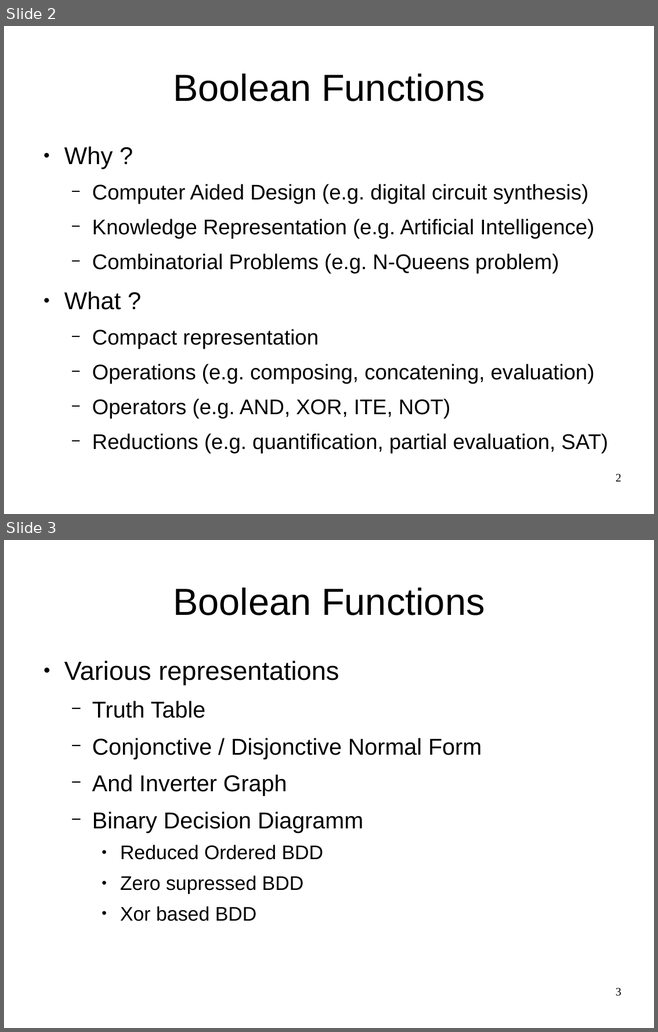
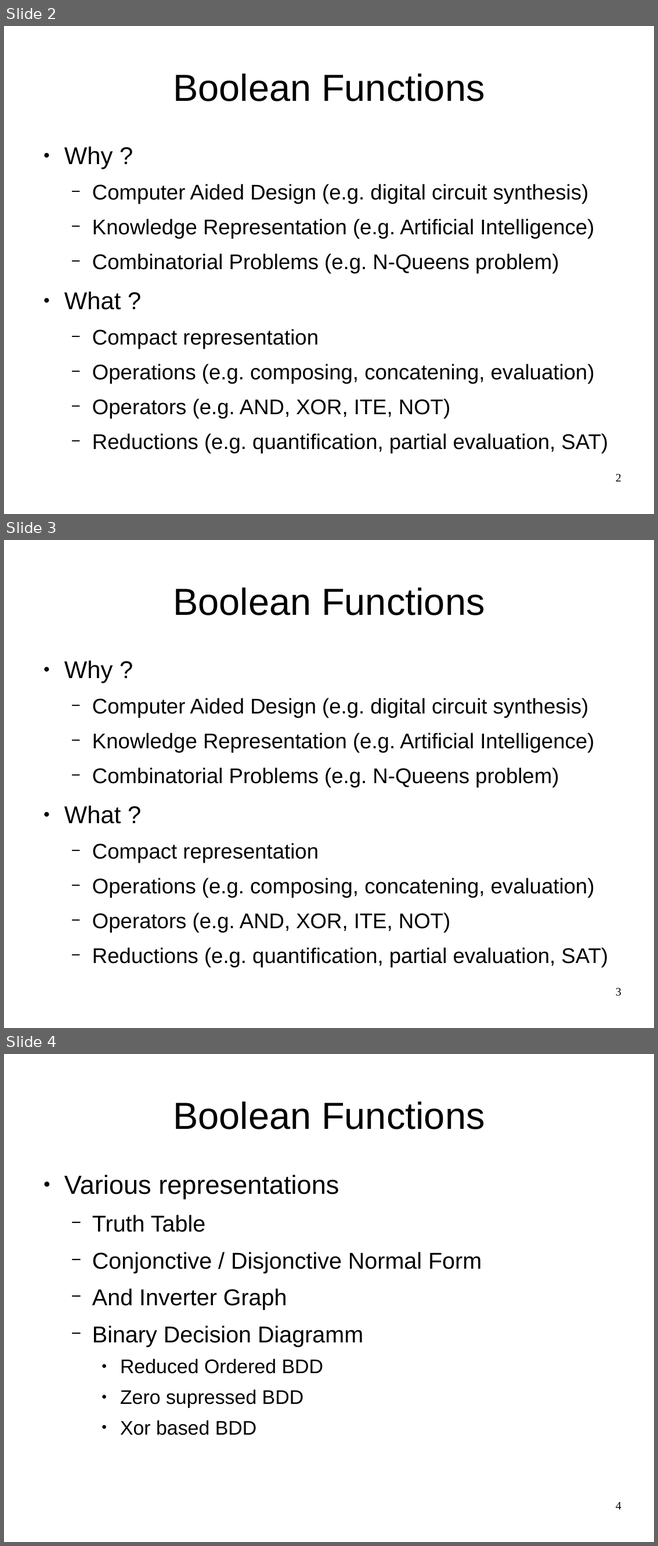
Before and after one commit to FenouilletLucas/DAGaml, a slide deck: doc/2017-04-06-odp/GroBdd's evolution.en.odp. Shown one above the other, each under a label of ours: slides 2 and 3 before the commit, slides 2, 3 and 4 after it. The pictures are 658x1032 and 658x1546 pixels, drawn with LibreOffice and Linux fonts; fonts in the diff are those of the drawing. Boxes give left, top, right and bottom in pixels: in the first picture for what was removed or moved away, otherwise in the second. Text is boxed around its words. In the diff, an @@ line names an element or a change of style, - is before the commit and + after.

```diff
--- a/doc/2017-04-06-odp/GroBdd's evolution.en.odp
+++ b/doc/2017-04-06-odp/GroBdd's evolution.en.odp
@@ slide 3 added at [4, 540, 654, 1028], background #FFFFFF @@
@@ title added at [173, 588, 484, 615], 46 pt, text #000000 @@
+Boolean Functions
@@ text added at [64, 660, 608, 967], 25.9 pt, text #000000 @@
+● Why ?
+  − Computer Aided Design (e.g. digital circuit synthesis)
+  − Knowledge Representation (e.g. Artificial Intelligence)
+  − Combinatorial Problems (e.g. N-Queens problem)
+● What ?
+  − Compact representation
+  − Operations (e.g. composing, concatening, evaluation)
+  − Operators (e.g. AND, XOR, ITE, NOT)
+  − Reductions (e.g. quantification, partial evaluation, SAT)
@@ page number added at [615, 988, 621, 996], 14 pt, text #000000 @@
+3
@@ what was slide 3 is now slide 4 @@
@@ page number at [615, 1502, 621, 1509]: text changed @@
-3
+4
```
Also in this commit, not shown: 1 slide changed, 4 other files.
